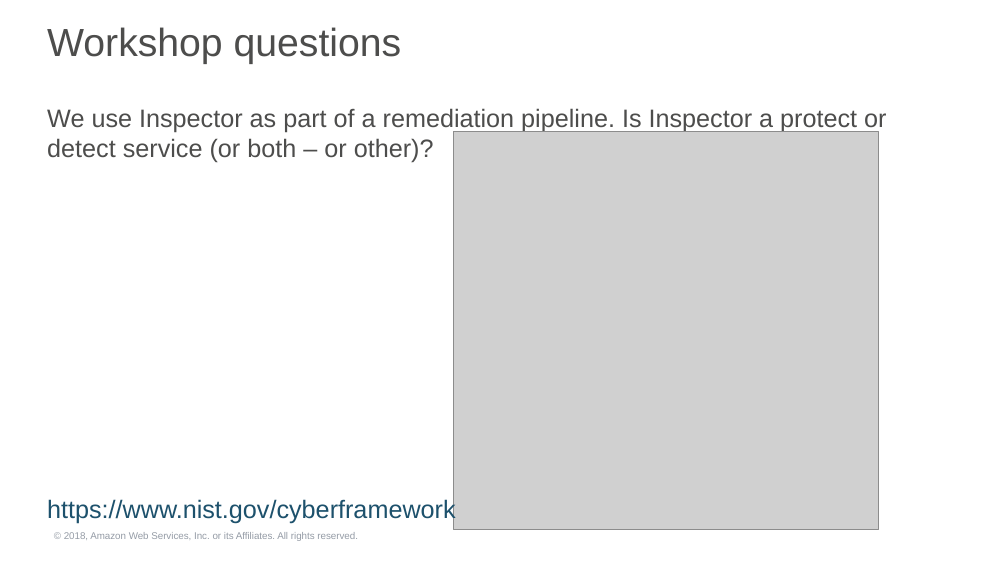
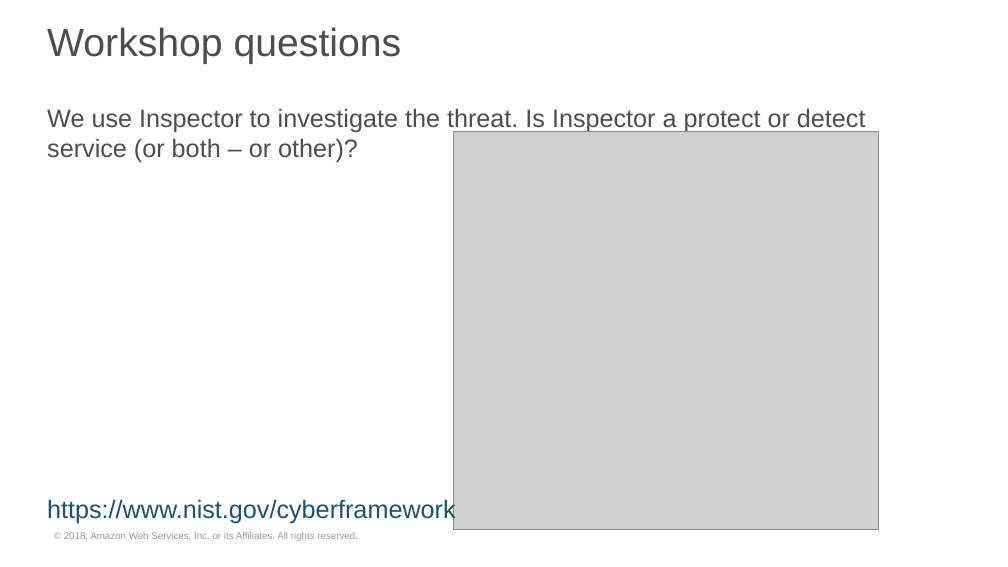
Before and after one commit to robnolen/aws-security-workshops, a slide deck: slide 12 of threat-detection-wksp/presentations/threat-detection-wksp-module4-presentation.pptx. Drawn at 1008x567 pixels with LibreOffice and Linux fonts; fonts in the diff are those of the drawing; grey boxes stand for pictures; background and template pictures are left out. Boxes give left, top, right and bottom in pixels: in the first picture for what was removed or moved away, otherwise in the second. Text is boxed around its words. In the diff, an @@ line names an element or a change of style, - is before the commit and + after.

```diff
--- a/threat-detection-wksp/presentations/threat-detection-wksp-module4-presentation.pptx
+++ b/threat-detection-wksp/presentations/threat-detection-wksp-module4-presentation.pptx
@@ text at (x1=47, y1=108, x2=866, y2=162): text changed @@
-We use Inspector as part of a remediation pipeline. Is Inspector a protect or detect service (or both – or other)?
+We use Inspector to investigate the threat. Is Inspector a protect or detect service (or both – or other)?
```
Also in this commit, not shown: 6 other slides changed, 2 other files.
